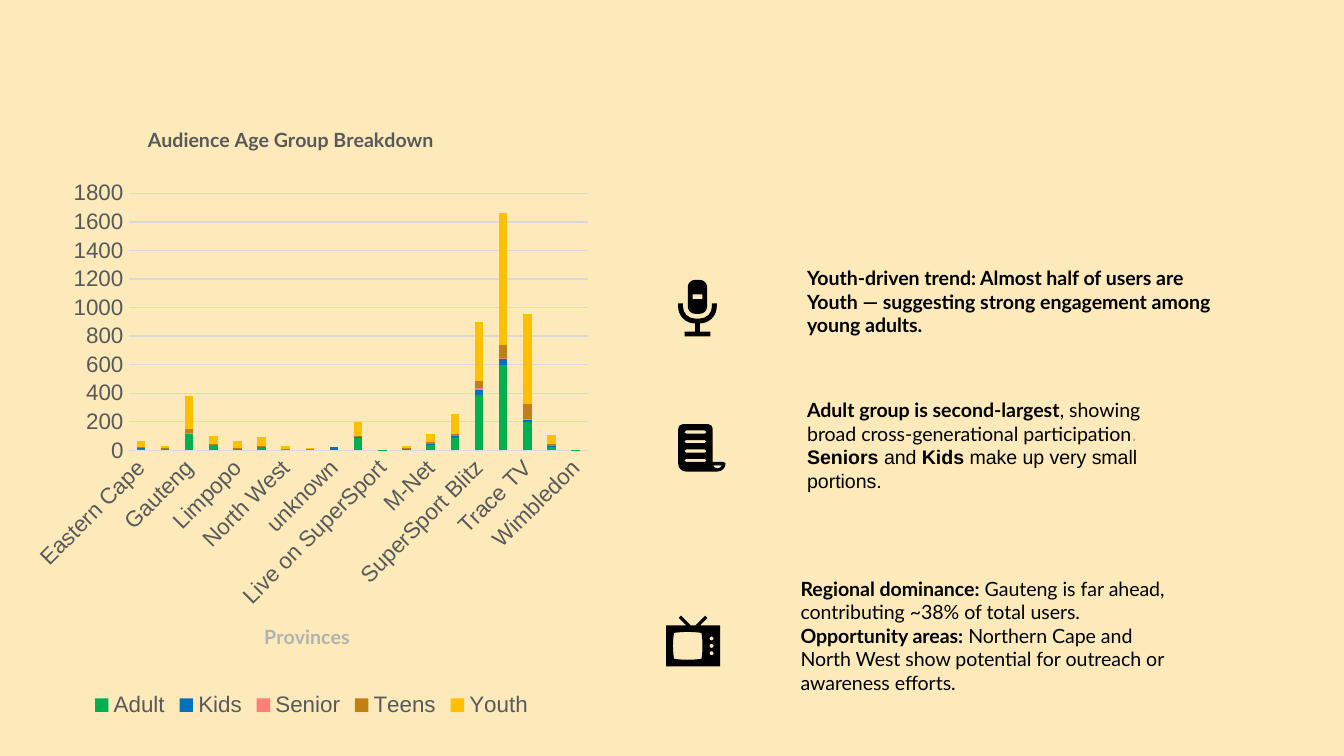
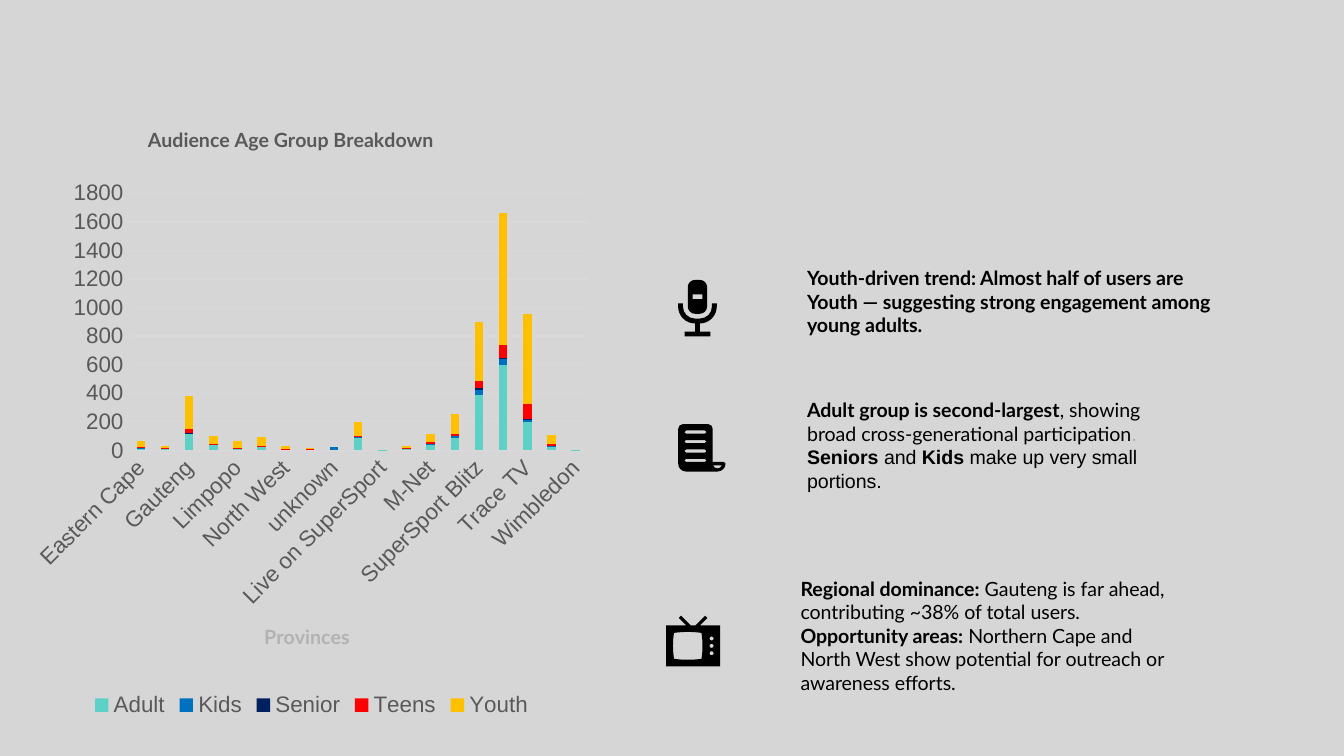
Before and after one commit to Lihle830/BTV-Subscriber-Base-Analysis, a slide deck: slide 4 of Presentation deck/Slides Presantation Btv.pptx. Drawn at 1344x756 pixels with LibreOffice and Linux fonts; fonts in the diff are those of the drawing. Boxes give left, top, right and bottom in pixels: in the first picture for what was removed or moved away, otherwise in the second. Text is boxed around its words. In the diff, an @@ line names an element or a change of style, - is before the commit and + after.

Commit message:
Slides Presentation

```diff
--- a/Presentation deck/Slides Presantation Btv.pptx
+++ b/Presentation deck/Slides Presantation Btv.pptx
@@ background #FDEABB to #D6D6D6 @@
@@ column stacked chart at [24, 114, 599, 722] @@
@@ colour of Adult #00B050 to #5ED1C6 @@
@@ colour of Senior #FA8175 to #002060 @@
@@ colour of Teens #BF8113 to #FF0000 @@
```
Also in this commit, not shown: 10 other slides changed.
